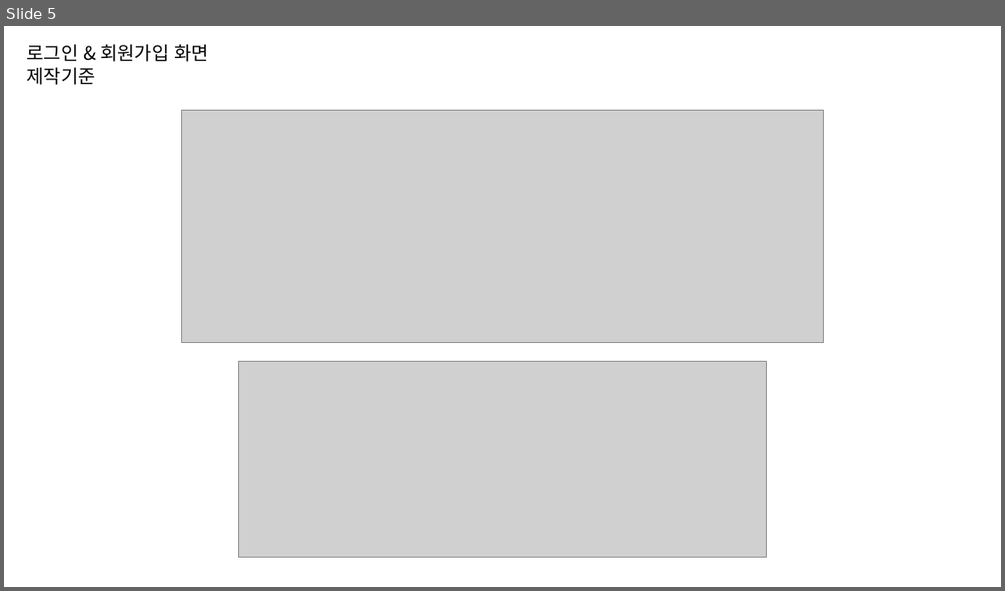
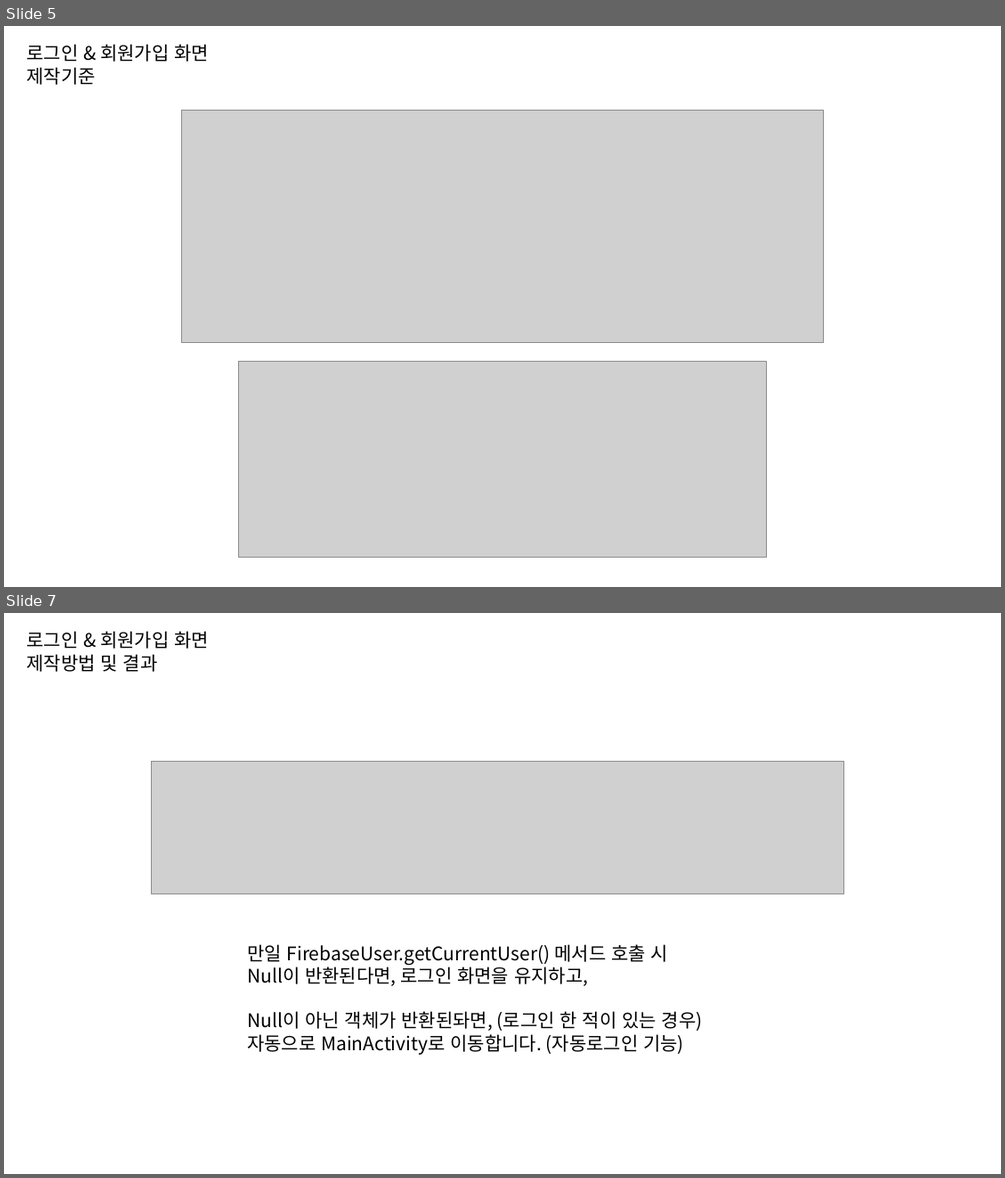
Before and after one commit to byungmeo/CockFit, a slide deck: Documents/4.제작보고서/제작보고서 자료.pptx. Shown one above the other, each under a label of ours: slide 5 before the commit, slides 5 and 7 after it; the slides between them are not shown. The pictures are 1005x591 and 1005x1178 pixels, drawn with LibreOffice and Linux fonts; fonts in the diff are those of the drawing; grey boxes stand for pictures. Boxes give left, top, right and bottom in pixels: in the first picture for what was removed or moved away, otherwise in the second. Text is boxed around its words. In the diff, an @@ line names an element or a change of style, - is before the commit and + after.

Commit message:
제작보고서자료업데이트 / 레시피해시태그표시 / 나만의레시피 표시

```diff
--- a/Documents/4.제작보고서/제작보고서 자료.pptx
+++ b/Documents/4.제작보고서/제작보고서 자료.pptx
@@ slide 7 added at <box>4,613,1001,1174</box>, background #FFFFFF @@
@@ text added at <box>26,631,209,672</box>, 18 pt, text #000000 @@
+로그인 & 회원가입 화면
+제작방법 및 결과
@@ picture added at <box>152,761,844,893</box> @@
@@ text added at <box>247,944,703,1054</box>, 18 pt, text #000000 @@
+만일 FirebaseUser.getCurrentUser() 메서드 호출 시
+Null이 반환된다면, 로그인 화면을 유지하고,
+Null이 아닌 객체가 반환된돠면, (로그인 한 적이 있는 경우)
+자동으로 MainActivity로 이동합니다. (자동로그인 기능)
```
Also in this commit, not shown: 8 slides changed, 9 other slides added, 1 slide removed, 7 other files.
